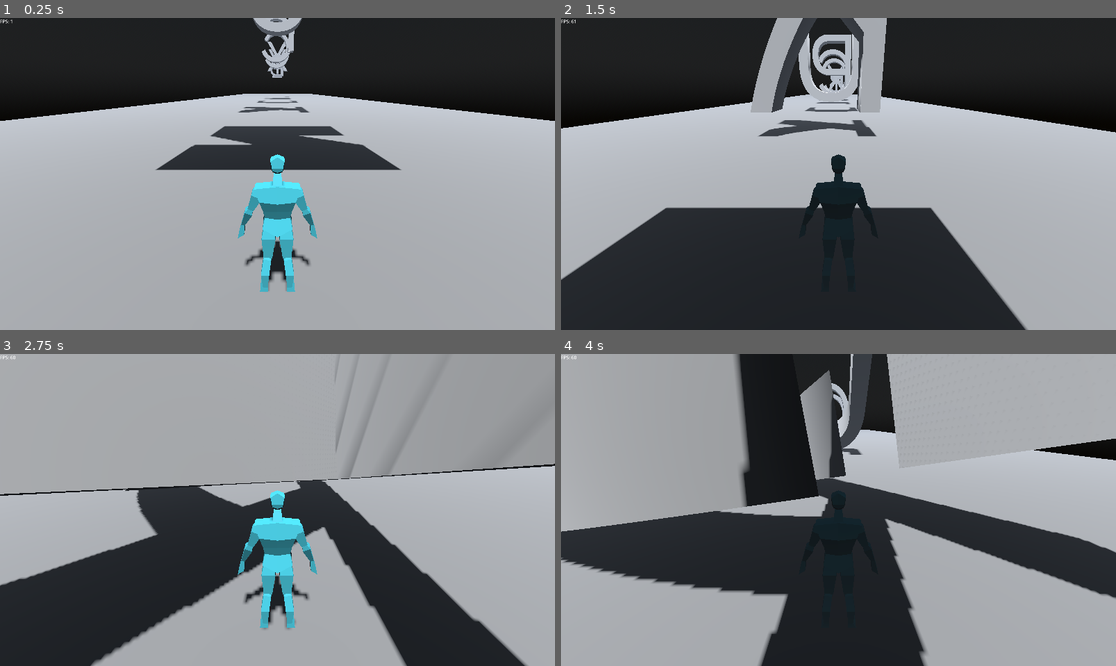
Above: before the commit, frames 1-4 (two rows, left to right).
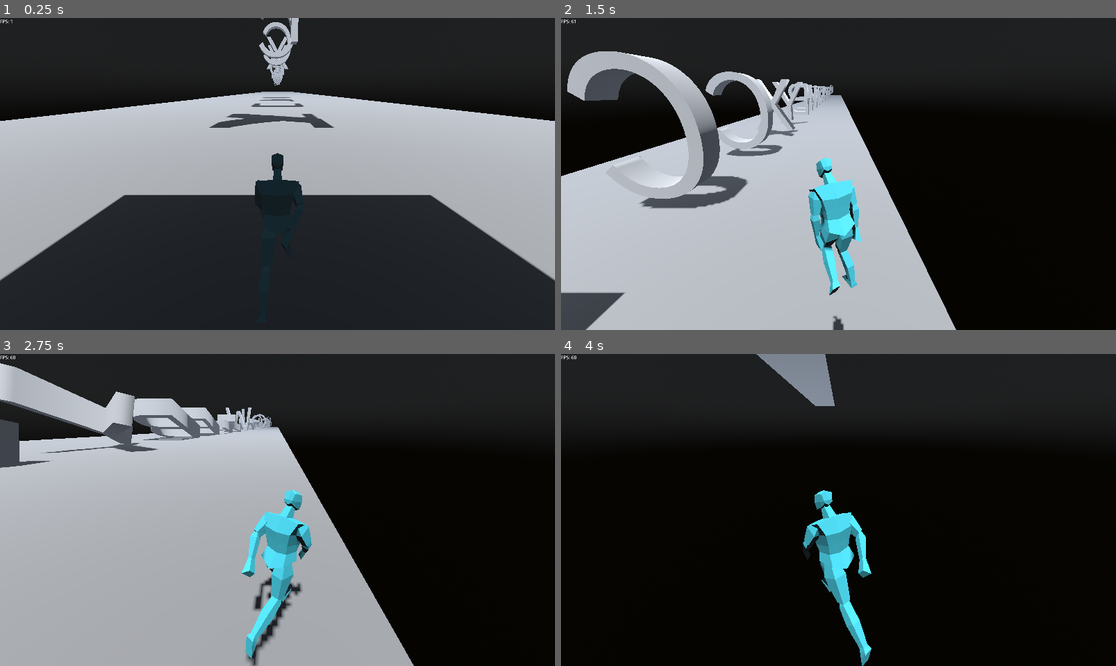
Above: after the commit, the same moments.

Repository: Togira123/Escape-the-Server
Game: Godot game, scene res://scenes/main.tscn
The game is run twice, just before and just after one commit, with the same random seed, the same clock (stepped at 60 frames per second) and the same inputs.
Inputs:
- Up to frame 1 (0.25 s): no input
- Up to frame 2 (1.5 s): hold D (move_right) 0.53-1.28 s; tap Space (jump) at 0.77 s; hold A (move_left) from 1.28 s (still down)
- Up to frame 3 (2.75 s): tap Space (jump) at 1.52 s; release A (move_left) at 2.03 s; hold D (move_right) from 2.03 s (still down)
- Up to frame 4 (4 s): tap Space (jump) at 3.02, 3.77 s; release D (move_right) at 3.53 s; hold A (move_left) from 3.53 s (still down)

The runs differ from the first frame. In frame 1, 43% of the frame differs, in the area x 0-100%, y 0-100%; in frame 2, 65%; in frame 3, 78%; in frame 4, 94%.

Commit message:
added animations to player

Diff:
--- a/scenes/new_player.tscn
+++ b/scenes/new_player.tscn
@@ -407,6 +407,25 @@
 [sub_resource type="CapsuleShape3D" id="CapsuleShape3D_xvnyx"]
 radius = 0.35
 
+[sub_resource type="AnimationNodeAnimation" id="AnimationNodeAnimation_kv2wv"]
+animation = &"idle"
+
+[sub_resource type="AnimationNodeAnimation" id="AnimationNodeAnimation_rc6pw"]
+animation = &"run"
+
+[sub_resource type="AnimationNodeBlendSpace1D" id="AnimationNodeBlendSpace1D_07ufl"]
+blend_point_0/node = SubResource("AnimationNodeAnimation_kv2wv")
+blend_point_0/pos = 0.0
+blend_point_1/node = SubResource("AnimationNodeAnimation_rc6pw")
+blend_point_1/pos = 1.0
+min_space = 0.0
+
+[sub_resource type="AnimationNodeBlendTree" id="AnimationNodeBlendTree_84w2m"]
+graph_offset = Vector2(-524, 34)
+nodes/BlendSpace1D/node = SubResource("AnimationNodeBlendSpace1D_07ufl")
+nodes/BlendSpace1D/position = Vector2(40, 120)
+node_connections = [&"output", 0, &"BlendSpace1D"]
+
 [node name="Player" type="CharacterBody3D"]
 script = ExtResource("1_qti4c")
 
@@ -417,7 +436,7 @@
 bones/0/parent = -1
 bones/0/rest = Transform3D(1, 7.54952e-15, 2.38419e-07, -8.08066e-09, 0.999425, 0.0338927, -2.38282e-07, -0.0338927, 0.999425, 0, 1.03919, 0)
 bones/0/enabled = true
-bones/0/position = Vector3(0, 1.03919, 0)
+bones/0/position = Vector3(1.40225e-12, 1.03251, -2.22352e-09)
 bones/0/rotation = Quaternion(-0.0169488, 1.19192e-07, -2.02046e-09, 0.999856)
 bones/0/scale = Vector3(1, 1, 1)
 bones/1/name = "head"
@@ -432,7 +451,7 @@
 bones/2/rest = Transform3D(-0.903905, 0.427493, -0.014317, -0.427487, -0.904014, -0.00362929, -0.0144943, 0.0028398, 0.999891, 0.199461, 0.509309, -0.0166663)
 bones/2/enabled = true
 bones/2/position = Vector3(0.199461, 0.509309, -0.0166663)
-bones/2/rotation = Quaternion(-0.00738236, -0.000202292, 0.975681, -0.219073)
+bones/2/rotation = Quaternion(-0.0148148, 0.0123525, 0.985358, -0.169403)
 bones/2/scale = Vector3(0.999999, 1, 1)
 bones/3/name = "lowerarm.l"
 bones/3/parent = 2
@@ -446,28 +465,28 @@
 bones/4/rest = Transform3D(-0.997591, 0.0694736, 0.00018024, -0.0694349, -0.996927, -0.0362756, -0.00234052, -0.0362004, 0.999344, 0.0927817, 0.0300752, -0.0104341)
 bones/4/enabled = true
 bones/4/position = Vector3(0.0927817, 0.0300752, -0.0104341)
-bones/4/rotation = Quaternion(-0.00413444, -0.018293, 0.999228, -0.0345295)
+bones/4/rotation = Quaternion(-0.00512505, 0.0206106, 0.999396, -0.0275006)
 bones/4/scale = Vector3(1.00002, 0.999999, 1.00001)
 bones/5/name = "lowerleg.l"
 bones/5/parent = 4
 bones/5/rest = Transform3D(0.999871, -0.0160162, -0.0014503, 0.0160817, 0.996007, 0.0878173, 3.80125e-05, -0.0878292, 0.996135, -1.26857e-08, 0.486798, 6.18456e-11)
 bones/5/enabled = true
 bones/5/position = Vector3(-1.26857e-08, 0.486798, 6.18456e-11)
-bones/5/rotation = Quaternion(-0.043944, -0.00037245, 0.00803038, 0.999002)
+bones/5/rotation = Quaternion(-0.122596, -0.000369901, 0.0224035, 0.992204)
 bones/5/scale = Vector3(1, 1, 1)
 bones/6/name = "foot.l"
 bones/6/parent = 5
 bones/6/rest = Transform3D(0.999874, -0.00668741, 0.0143948, 0.0158086, 0.338349, -0.940888, 0.00142162, 0.940997, 0.338413, -7.6916e-09, 0.494695, -3.60887e-09)
 bones/6/enabled = true
 bones/6/position = Vector3(-7.6916e-09, 0.494695, -3.60887e-09)
-bones/6/rotation = Quaternion(0.575077, 0.000929714, 0.00881848, 0.818051)
+bones/6/rotation = Quaternion(0.606236, -0.00338324, 0.00273935, 0.795273)
 bones/6/scale = Vector3(1, 1, 1)
 bones/7/name = "upperarm.r"
 bones/7/parent = 0
 bones/7/rest = Transform3D(-0.903905, -0.427493, 0.0143165, 0.427487, -0.904014, -0.00362929, 0.0144938, 0.0028396, 0.999891, -0.199461, 0.509309, -0.0166664)
 bones/7/enabled = true
 bones/7/position = Vector3(-0.199461, 0.509309, -0.0166664)
-bones/7/rotation = Quaternion(0.00738213, -0.000202342, 0.975681, 0.219073)
+bones/7/rotation = Quaternion(0.0159218, -0.00757486, 0.981275, 0.191806)
 bones/7/scale = Vector3(0.999999, 1, 1)
 bones/8/name = "lowerarm.r"
 bones/8/parent = 7
@@ -481,21 +500,21 @@
 bones/9/rest = Transform3D(-0.997591, -0.0694735, -0.000180643, 0.0694349, -0.996927, -0.0362756, 0.00234012, -0.0362004, 0.999344, -0.0927817, 0.0300752, -0.0104342)
 bones/9/enabled = true
 bones/9/position = Vector3(-0.0927817, 0.0300752, -0.0104342)
-bones/9/rotation = Quaternion(0.00413438, -0.0182914, 0.999228, 0.0345292)
+bones/9/rotation = Quaternion(0.00512495, 0.0206111, 0.999396, 0.0275005)
 bones/9/scale = Vector3(1.00002, 0.999999, 1.00001)
 bones/10/name = "lowerleg.r"
 bones/10/parent = 9
 bones/10/rest = Transform3D(0.999871, 0.0160162, 0.0014503, -0.0160817, 0.996007, 0.0878173, -3.80127e-05, -0.0878292, 0.996135, -2.08375e-08, 0.486799, -1.2169e-09)
 bones/10/enabled = true
 bones/10/position = Vector3(-2.08375e-08, 0.486799, -1.2169e-09)
-bones/10/rotation = Quaternion(-0.0439555, 0.000372451, -0.00803249, 0.999001)
+bones/10/rotation = Quaternion(-0.122597, 0.000369901, -0.0224038, 0.992204)
 bones/10/scale = Vector3(1, 1, 1)
 bones/11/name = "foot.r"
 bones/11/parent = 10
 bones/11/rest = Transform3D(0.999874, 0.0066874, -0.0143948, -0.0158086, 0.338349, -0.940888, -0.00142161, 0.940997, 0.338412, 1.60734e-08, 0.494695, -3.25963e-09)
 bones/11/enabled = true
 bones/11/position = Vector3(1.60734e-08, 0.494695, -3.25963e-09)
-bones/11/rotation = Quaternion(0.575078, -0.000929456, -0.00881828, 0.81805)
+bones/11/rotation = Quaternion(0.606237, 0.00338339, -0.00273928, 0.795272)
 bones/11/scale = Vector3(1, 1, 1)
 
 [node name="Cube" type="MeshInstance3D" parent="Armature/Skeleton3D"]
@@ -510,3 +529,8 @@
 [node name="CollisionShape3D" type="CollisionShape3D" parent="."]
 transform = Transform3D(1, 0, 0, 0, 1, 0, 0, 0, 1, 0, 1, 0)
 shape = SubResource("CapsuleShape3D_xvnyx")
+
+[node name="AnimationTree" type="AnimationTree" parent="."]
+tree_root = SubResource("AnimationNodeBlendTree_84w2m")
+anim_player = NodePath("../AnimationPlayer")
+parameters/BlendSpace1D/blend_position = 0
--- a/scripts/new_player.gd
+++ b/scripts/new_player.gd
@@ -1,14 +1,20 @@
 extends CharacterBody3D
 
+@onready var armature = $Armature
+@onready var animation_tree = $AnimationTree
 
-const SPEED = 5.0
-const JUMP_VELOCITY = 4.5
+@onready var level = $"../Level"
+
+const SPEED = 50
+const JUMP_VELOCITY = 40
+const LERP_VAL = 0.15
+const FALL_ACCELERATION = 75
 
 
 func _physics_process(delta):
 	# Add the gravity.
 	if not is_on_floor():
-		velocity += get_gravity() * delta
+		velocity.y -= FALL_ACCELERATION * delta
 
 	# Handle jump.
 	if Input.is_action_just_pressed("jump") and is_on_floor():
@@ -20,19 +26,24 @@
 	direction.z += 1
 	# Get inputs
 	if Input.is_action_pressed("move_right"):
-		direction.x -= 0.5
+		direction.x -= 0.9
 	if Input.is_action_pressed("move_left"):
-		direction.x += 0.5
+		direction.x += 0.9
 
 	# Make sure vector has length 1
 	if direction != Vector3.ZERO:
 		direction = direction.normalized()
 		velocity.x = direction.x * SPEED
 		velocity.z = direction.z * SPEED
+		armature.rotation.y = lerp_angle(armature.rotation.y, atan2(velocity.x, velocity.z), LERP_VAL)
 	else:
 		velocity.x = move_toward(velocity.x, 0, SPEED)
 		velocity.z = move_toward(velocity.z, 0, SPEED)
 
+	animation_tree.set("parameters/BlendSpace1D/blend_position", 1)
 
+	# make sure to spawn in new ground
+	if position.z > (level.module_count - level.LOADED_MODULES_SIZE + 2) * level.OFFSET:
+		level.spawn_module(level.module_count * level.OFFSET)
 
 	move_and_slide()
Not shown: 1 places in scenes/new_player.tscn that only renumber resources
